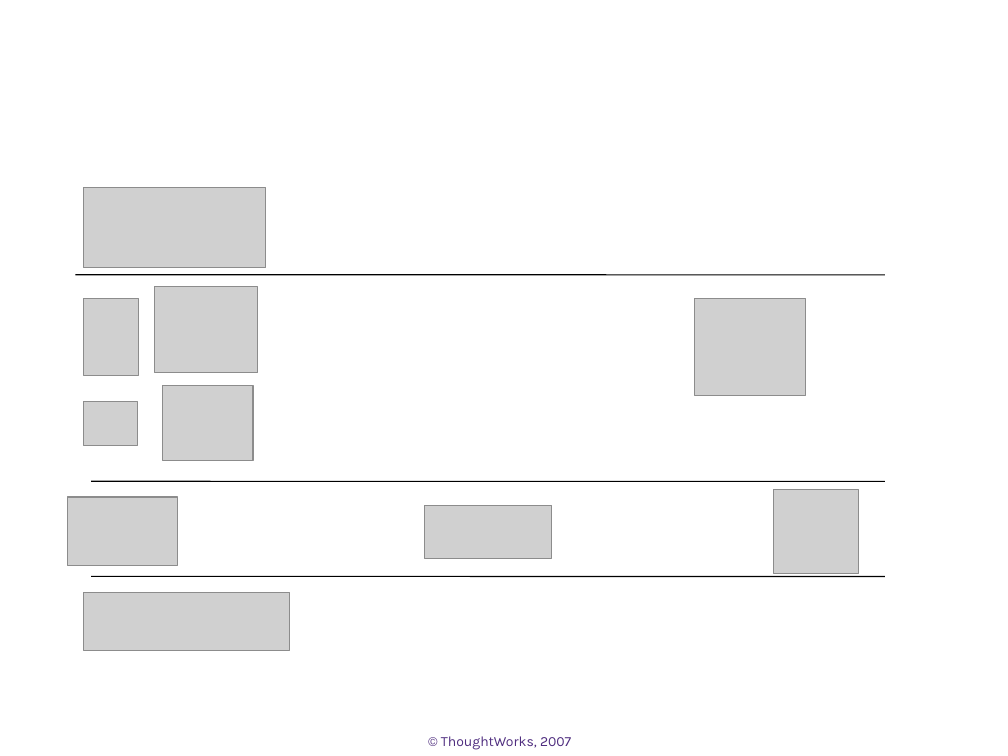
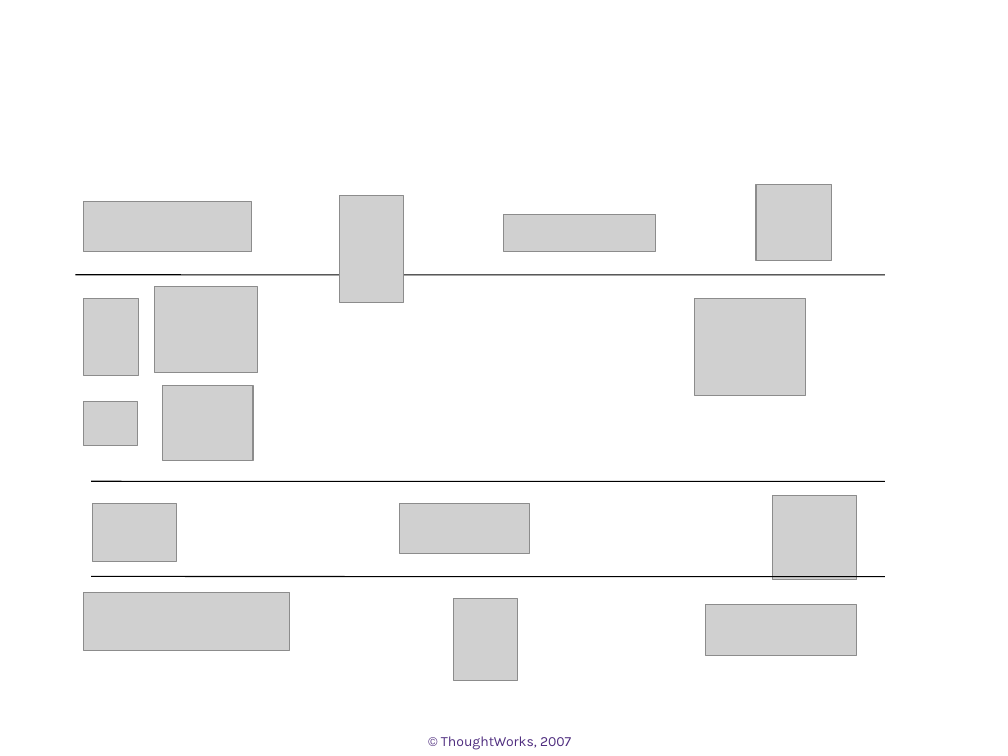
Before and after one commit to whimet/agilechina, a slide deck: slide 16 of docs/demo.ppt. Drawn at 1008x756 pixels with LibreOffice and Linux fonts; fonts in the diff are those of the drawing; grey boxes stand for pictures; background and template pictures are left out. Boxes give left, top, right and bottom in pixels: in the first picture for what was removed or moved away, otherwise in the second. Text is boxed around its words. In the diff, an @@ line names an element or a change of style, - is before the commit and + after.

Commit message:
update image

```diff
--- a/docs/demo.ppt
+++ b/docs/demo.ppt
@@ picture resized from (x1=84, y1=187, x2=266, y2=268) to (x1=84, y1=202, x2=252, y2=252) @@
@@ picture added at (x1=339, y1=196, x2=403, y2=302) @@
@@ picture added at (x1=756, y1=184, x2=832, y2=260) @@
@@ picture added at (x1=504, y1=215, x2=655, y2=252) @@
@@ picture resized from (x1=68, y1=497, x2=177, y2=565) to (x1=93, y1=504, x2=176, y2=561) @@
@@ picture resized from (x1=424, y1=505, x2=551, y2=558) to (x1=399, y1=504, x2=529, y2=553) @@
@@ picture moved from (x1=774, y1=489, x2=859, y2=574) to (x1=772, y1=495, x2=857, y2=580) @@
@@ picture added at (x1=454, y1=599, x2=518, y2=680) @@
@@ picture added at (x1=706, y1=605, x2=857, y2=655) @@
```
Also in this commit, not shown: 4 other slides changed.
